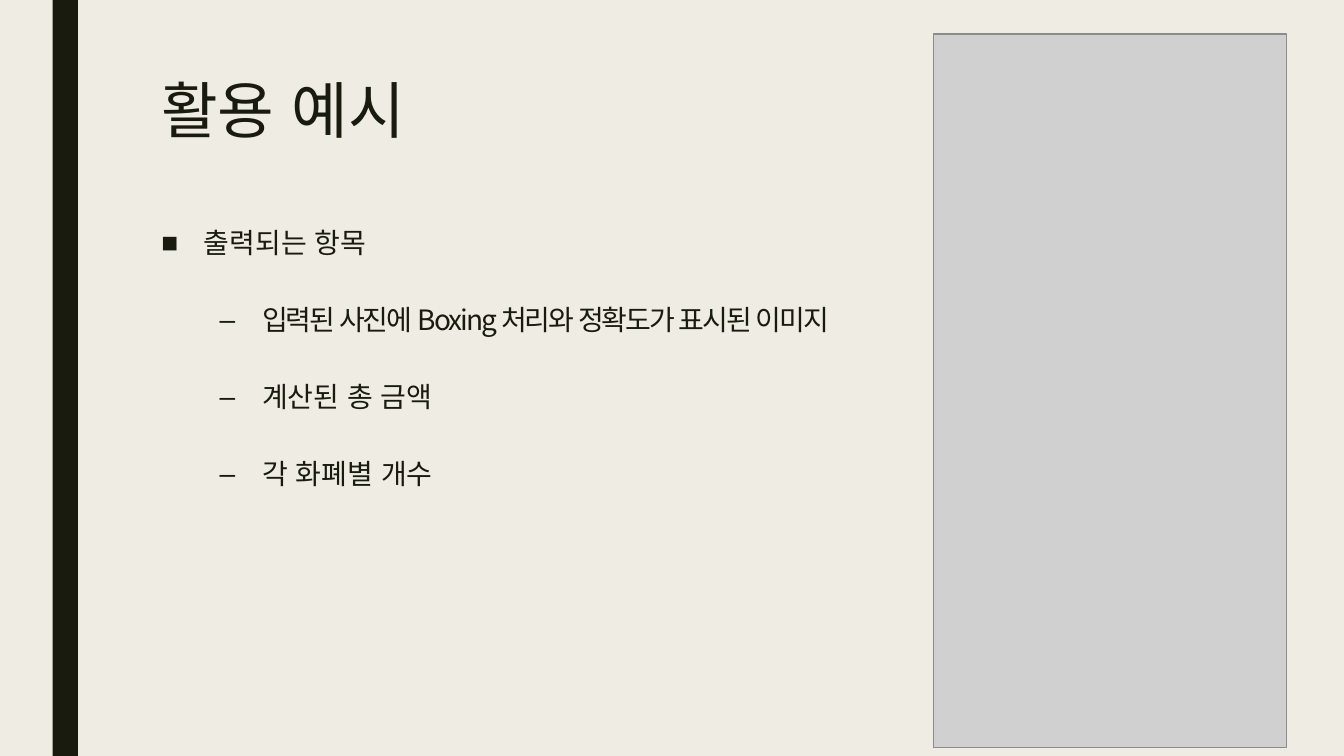
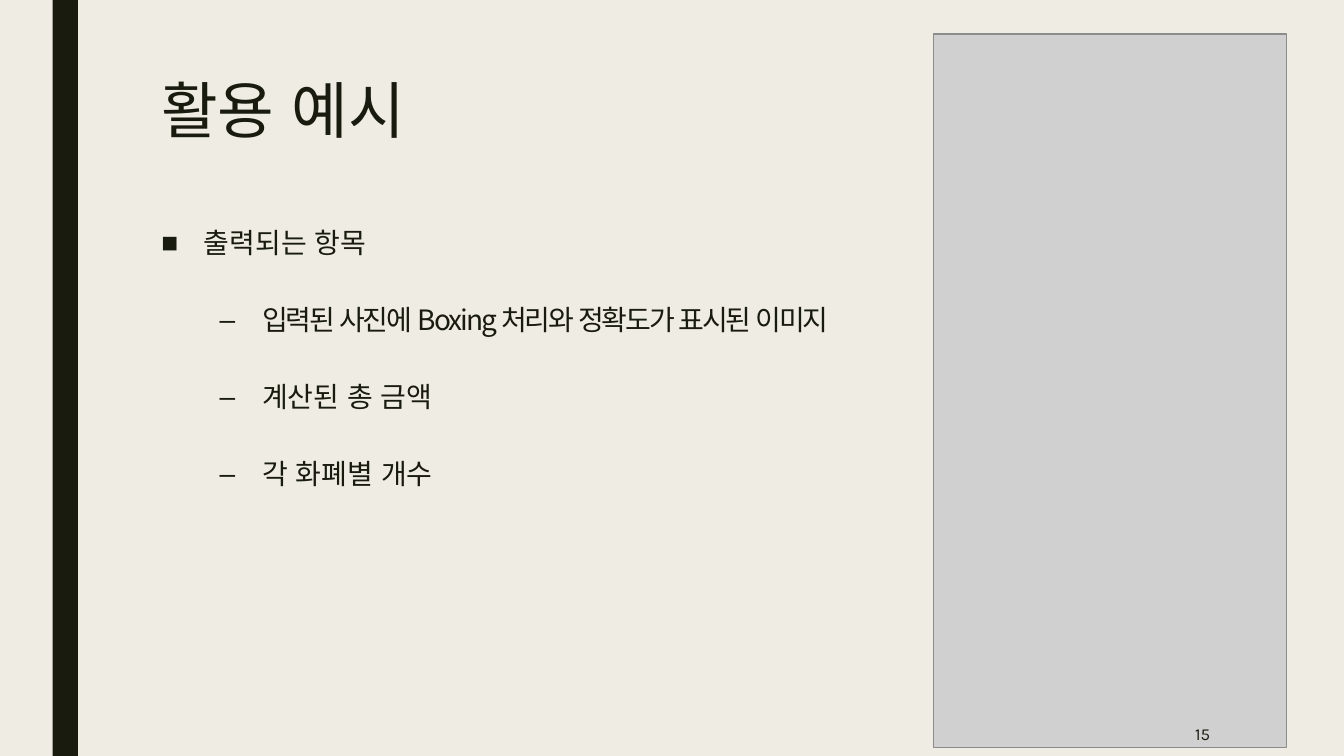
Before and after one commit to sj84900/koreanCashCounter, a slide deck: slide 15 of Ai기반 화폐 감지 및 계산.pptx (slide 14 before the commit). Drawn at 1344x756 pixels with LibreOffice and Linux fonts; fonts in the diff are those of the drawing; grey boxes stand for pictures. Boxes give left, top, right and bottom in pixels: in the first picture for what was removed or moved away, otherwise in the second. Text is boxed around its words. In the diff, an @@ line names an element or a change of style, - is before the commit and + after.

```diff
--- a/Ai기반 화폐 감지 및 계산.pptx
+++ b/Ai기반 화폐 감지 및 계산.pptx
@@ page number added at [1195,729,1210,740], 12 pt, text #191B0E @@
+15
```
Also in this commit, not shown: 15 other slides changed, 1 slide added.
